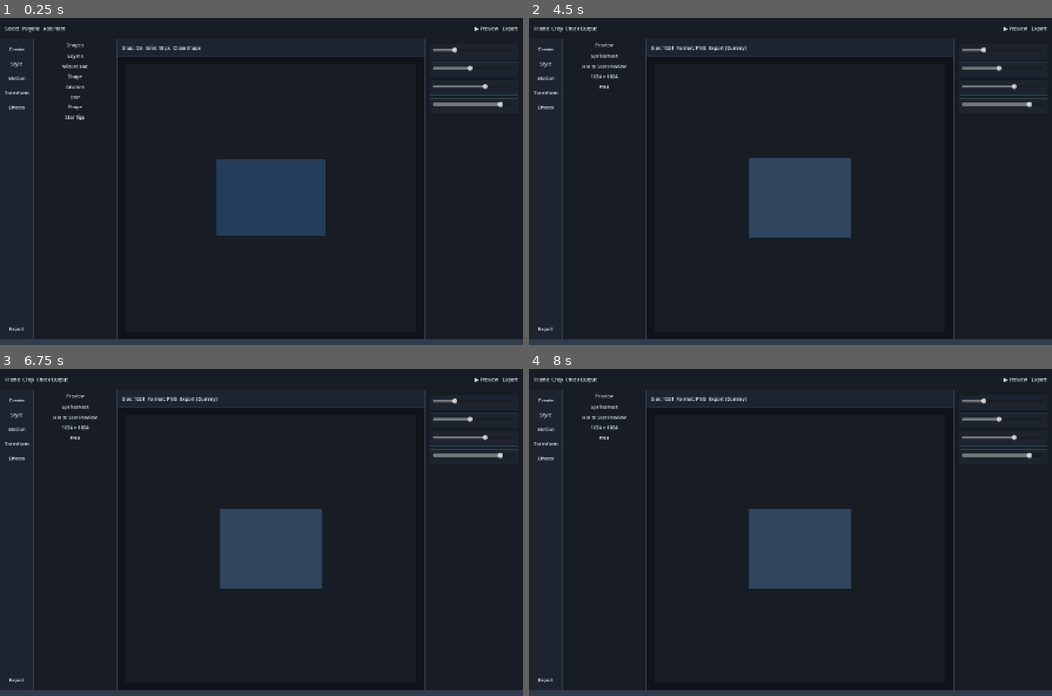
Above: before the commit, frames 1-4 (two rows, left to right).
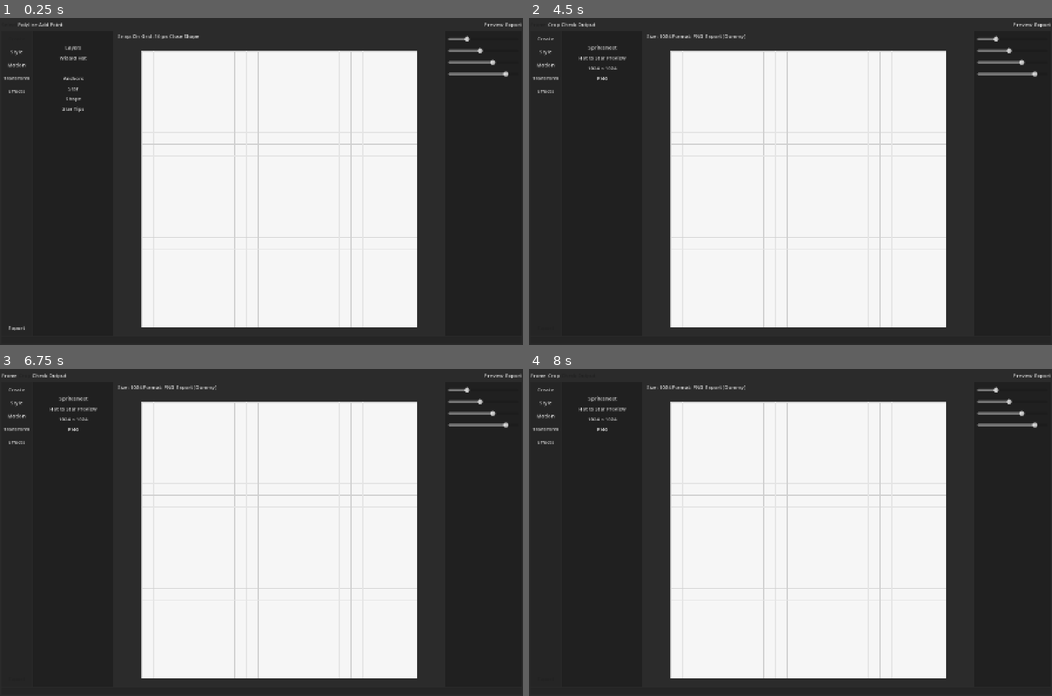
Above: after the commit, the same moments.

Repository: umut144/PolyPixar
Game: Godot game, scene res://scenes/main.tscn
Two runs of this game, one before a commit and one after it. Both use one fixed random seed, a clock stepped at 60 frames per second and the inputs below.
Inputs (mouse positions are in pixels of both pictures, inside the frame that each line leads up to):
- Up to frame 1 (0.25 s): no input
- Up to frame 2 (4.5 s): click (1020, 24) at 0.5 s, where only the run after the commit has a clickable "Preview"; click "Select" at 1.25 s; click "Polyline" at 2 s; click "Add Point" at 2.75 s; click (1015, 27) at 3.5 s, where only the run before the commit has a clickable "▶ Preview"; click "Export" at 4.25 s
- Up to frame 3 (6.75 s): click "Preview" at 5 s; click "Frame" at 5.75 s; click "Crop" at 6.5 s
- Up to frame 4 (8 s): click "Check Output" at 7.25 s

The runs differ from the first frame. In frame 1, 52% of the frame differs, in the area x 0-100%, y 1-100%; in frame 2, 53%; in frame 3, 53%; in frame 4, 53%.

Commit message:
refactor: adopt compact split-pane editor layout

Diff:
--- a/scripts/main.gd
+++ b/scripts/main.gd
@@ -1,15 +1,70 @@
 extends Control
 
-const BACKGROUND := Color("#101319")
-const PANEL := Color("#171c25")
-const PANEL_ALT := Color("#1d2430")
-const PANEL_HOVER := Color("#273243")
-const BORDER := Color("#303b4c")
-const TEXT := Color("#e5edf7")
-const MUTED := Color("#93a2b7")
-const ACCENT := Color("#75b6ff")
-const ACCENT_SOFT := Color("#233d5b")
-const GOOD := Color("#79d2a6")
+const BACKGROUND := Color("#2b2b2b")
+const PANEL := Color("#202020")
+const PANEL_ALT := Color("#252525")
+const PANEL_HOVER := Color("#343434")
+const BORDER := Color("#383838")
+const TEXT := Color("#d6d6d6")
+const MUTED := Color("#8b8b8b")
+const ACCENT := Color("#ffcc2d")
+const ACCENT_SOFT := Color("#3a3a3a")
+const GOOD := Color("#8fc58a")
+
+
+class WorkspaceCanvas extends Control:
+	var mode := "create"
+
+	func _ready() -> void:
+		custom_minimum_size = Vector2(320, 240)
+		queue_redraw()
+
+	func _draw() -> void:
+		draw_rect(Rect2(Vector2.ZERO, size), BACKGROUND)
+		match mode:
+			"transform":
+				_draw_transform_preview()
+			"effects":
+				_draw_effect_preview()
+			"style":
+				_draw_style_preview()
+			_:
+				_draw_asset_canvas()
+
+	func _draw_asset_canvas() -> void:
+		var edge := maxf(96.0, minf(size.x - 72.0, size.y - 48.0))
+		var rect := Rect2(Vector2((size.x - edge) * 0.5, (size.y - edge) * 0.5), Vector2(edge, edge))
+		draw_rect(rect, Color("#f6f6f6"))
+		for step in range(0, int(edge) + 1, 32):
+			var color := Color("#e4e4e4") if step % 64 != 0 else Color("#cfcfcf")
+			draw_line(rect.position + Vector2(step, 0), rect.position + Vector2(step, edge), color, 1.0)
+			draw_line(rect.position + Vector2(0, step), rect.position + Vector2(edge, step), color, 1.0)
+
+	func _draw_transform_preview() -> void:
+		var block := Vector2(maxf(80.0, size.x * 0.24), maxf(80.0, size.y * 0.42))
+		var left := Rect2(Vector2(size.x * 0.18 - block.x * 0.5, size.y * 0.5 - block.y * 0.5), block)
+		var right := Rect2(Vector2(size.x * 0.82 - block.x * 0.5, size.y * 0.5 - block.y * 0.5), block)
+		draw_rect(left, Color("#f1f1f1"))
+		draw_rect(right, Color("#e2e2e2"))
+		var start := left.get_center() + Vector2(block.x * 0.58, 0)
+		var end := right.get_center() - Vector2(block.x * 0.58, 0)
+		draw_line(start, end, ACCENT, 2.0)
+		draw_circle(end, 5.0, ACCENT)
+
+	func _draw_effect_preview() -> void:
+		var origin := Vector2(size.x * 0.5, size.y * 0.7)
+		for index in 7:
+			var angle := lerpf(-2.75, -0.4, float(index) / 6.0)
+			var end := origin + Vector2(cos(angle), sin(angle)) * minf(size.x, size.y) * (0.24 + 0.04 * (index % 3))
+			draw_line(origin, end, GOOD, 2.0)
+			draw_circle(end, 3.0, GOOD)
+
+	func _draw_style_preview() -> void:
+		var block := Vector2(maxf(90.0, size.x * 0.18), maxf(110.0, size.y * 0.5))
+		var start_x := size.x * 0.5 - block.x * 1.7
+		for index in 3:
+			var color: Color = [Color("#d79556"), Color("#7664b7"), Color("#469b91")][index]
+			draw_rect(Rect2(Vector2(start_x + index * block.x * 1.2, size.y * 0.5 - block.y * 0.5), block), color)
 
 const MODULES := [
 	{
@@ -93,25 +148,25 @@
 
 
 func _build_shell() -> void:
+	var frame := _panel(BACKGROUND)
+	frame.set_anchors_and_offsets_preset(Control.PRESET_FULL_RECT)
+	add_child(frame)
+	var root_margin := _margin(frame, 4, 4)
 	var root := VBoxContainer.new()
-	root.set_anchors_and_offsets_preset(Control.PRESET_FULL_RECT)
-	root.add_theme_constant_override("separation", 0)
-	add_child(root)
-
-	var toolbar_panel := _panel(PANEL)
-	toolbar_panel.custom_minimum_size = Vector2(0, 58)
-	root.add_child(toolbar_panel)
-	var toolbar_margin := _margin(toolbar_panel, 12, 8)
+	root.size_flags_horizontal = Control.SIZE_EXPAND_FILL
+	root.size_flags_vertical = Control.SIZE_EXPAND_FILL
+	root.add_theme_constant_override("separation", 4)
+	root_margin.add_child(root)
+
 	var toolbar := HBoxContainer.new()
-	toolbar.add_theme_constant_override("separation", 10)
-	toolbar_margin.add_child(toolbar)
-
+	toolbar.custom_minimum_size = Vector2(0, 28)
+	toolbar.add_theme_constant_override("separation", 4)
+	root.add_child(toolbar)
 	toolbar_tools = HBoxContainer.new()
 	toolbar_tools.size_flags_horizontal = Control.SIZE_EXPAND_FILL
-	toolbar_tools.add_theme_constant_override("separation", 6)
+	toolbar_tools.add_theme_constant_override("separation", 4)
 	toolbar.add_child(toolbar_tools)
-	var preview_button := _button("▶ Preview", false)
-	preview_button.tooltip_text = "Placeholder preview action"
+	var preview_button := _button("Preview", false)
 	preview_button.pressed.connect(_noop)
 	toolbar.add_child(preview_button)
 	var export_button := _button("Export", false)
@@ -120,89 +175,76 @@
 
 	var main_area := HBoxContainer.new()
 	main_area.size_flags_vertical = Control.SIZE_EXPAND_FILL
-	main_area.add_theme_constant_override("separation", 0)
+	main_area.add_theme_constant_override("separation", 4)
 	root.add_child(main_area)
 
 	var rail_panel := _panel(PANEL_ALT)
-	rail_panel.custom_minimum_size = Vector2(92, 0)
+	rail_panel.custom_minimum_size = Vector2(84, 0)
 	main_area.add_child(rail_panel)
-	var rail_margin := _margin(rail_panel, 8, 10)
+	var rail_margin := _margin(rail_panel, 4, 4)
 	module_rail = VBoxContainer.new()
 	module_rail.size_flags_vertical = Control.SIZE_EXPAND_FILL
-	module_rail.add_theme_constant_override("separation", 6)
+	module_rail.add_theme_constant_override("separation", 2)
 	rail_margin.add_child(module_rail)
 
-	var context_panel := _panel(PANEL)
-	context_panel.custom_minimum_size = Vector2(230, 0)
-	main_area.add_child(context_panel)
-	var context_stack := VBoxContainer.new()
-	context_stack.set_anchors_and_offsets_preset(Control.PRESET_FULL_RECT)
-	context_stack.size_flags_vertical = Control.SIZE_EXPAND_FILL
+	var outer_split := HSplitContainer.new()
+	outer_split.size_flags_horizontal = Control.SIZE_EXPAND_FILL
+	outer_split.size_flags_vertical = Control.SIZE_EXPAND_FILL
+	outer_split.split_offset = 220
+	main_area.add_child(outer_split)
+
+	var outliner_panel := _panel(PANEL)
+	outliner_panel.custom_minimum_size = Vector2(170, 0)
+	outer_split.add_child(outliner_panel)
 	var outliner_scroll := ScrollContainer.new()
-	outliner_scroll.size_flags_vertical = Control.SIZE_EXPAND_FILL
+	outliner_scroll.set_anchors_and_offsets_preset(Control.PRESET_FULL_RECT)
 	outliner_scroll.horizontal_scroll_mode = ScrollContainer.SCROLL_MODE_DISABLED
-	context_stack.add_child(outliner_scroll)
+	outliner_panel.add_child(outliner_scroll)
 	outliner_list = VBoxContainer.new()
 	outliner_list.size_flags_horizontal = Control.SIZE_EXPAND_FILL
 	outliner_list.add_theme_constant_override("separation", 0)
 	outliner_scroll.add_child(outliner_list)
-	context_panel.add_child(context_stack)
+
+	var workspace_split := HSplitContainer.new()
+	workspace_split.size_flags_horizontal = Control.SIZE_EXPAND_FILL
+	workspace_split.size_flags_vertical = Control.SIZE_EXPAND_FILL
+	workspace_split.split_offset = 820
+	outer_split.add_child(workspace_split)
 
 	var centre := VBoxContainer.new()
 	centre.size_flags_horizontal = Control.SIZE_EXPAND_FILL
 	centre.size_flags_vertical = Control.SIZE_EXPAND_FILL
-	centre.add_theme_constant_override("separation", 0)
-	main_area.add_child(centre)
-	var action_panel := _panel(PANEL_ALT)
-	action_panel.custom_minimum_size = Vector2(0, 48)
-	centre.add_child(action_panel)
-	var action_margin := _margin(action_panel, 12, 6)
+	centre.add_theme_constant_override("separation", 4)
+	workspace_split.add_child(centre)
 	var action_row := HBoxContainer.new()
-	action_row.add_theme_constant_override("separation", 8)
-	action_margin.add_child(action_row)
+	action_row.custom_minimum_size = Vector2(0, 28)
+	action_row.add_theme_constant_override("separation", 4)
+	centre.add_child(action_row)
 	action_controls = HBoxContainer.new()
 	action_controls.size_flags_horizontal = Control.SIZE_EXPAND_FILL
-	action_controls.add_theme_constant_override("separation", 6)
+	action_controls.add_theme_constant_override("separation", 4)
 	action_row.add_child(action_controls)
-	var workspace_panel := _panel(BACKGROUND)
-	workspace_panel.size_flags_vertical = Control.SIZE_EXPAND_FILL
-	centre.add_child(workspace_panel)
-	var workspace_margin := _margin(workspace_panel, 22, 18)
 	workspace_content = VBoxContainer.new()
 	workspace_content.size_flags_vertical = Control.SIZE_EXPAND_FILL
-	workspace_content.add_theme_constant_override("separation", 12)
-	workspace_margin.add_child(workspace_content)
+	workspace_content.add_theme_constant_override("separation", 4)
+	centre.add_child(workspace_content)
 
 	var inspector_panel := _panel(PANEL)
-	inspector_panel.custom_minimum_size = Vector2(270, 0)
-	main_area.add_child(inspector_panel)
-	var inspector_margin := _margin(inspector_panel, 12, 12)
-	var inspector_stack := VBoxContainer.new()
-	inspector_stack.size_flags_vertical = Control.SIZE_EXPAND_FILL
-	inspector_margin.add_child(inspector_stack)
+	inspector_panel.custom_minimum_size = Vector2(210, 0)
+	workspace_split.add_child(inspector_panel)
+	var inspector_margin := _margin(inspector_panel, 8, 8)
 	var inspector_scroll := ScrollContainer.new()
 	inspector_scroll.size_flags_vertical = Control.SIZE_EXPAND_FILL
 	inspector_scroll.horizontal_scroll_mode = ScrollContainer.SCROLL_MODE_DISABLED
-	inspector_stack.add_child(inspector_scroll)
+	inspector_margin.add_child(inspector_scroll)
 	inspector_content = VBoxContainer.new()
 	inspector_content.size_flags_horizontal = Control.SIZE_EXPAND_FILL
-	inspector_content.add_theme_constant_override("separation", 8)
+	inspector_content.add_theme_constant_override("separation", 4)
 	inspector_scroll.add_child(inspector_content)
 
 	var status_panel := _panel(PANEL_ALT)
-	status_panel.custom_minimum_size = Vector2(0, 16)
+	status_panel.custom_minimum_size = Vector2(0, 18)
 	root.add_child(status_panel)
-	var status_row := HBoxContainer.new()
-	status_row.set_anchors_and_offsets_preset(Control.PRESET_FULL_RECT)
-	status_row.add_theme_constant_override("separation", 1)
-	status_panel.add_child(status_row)
-	var left_status := _status_block(280)
-	var centre_status := _status_block(0)
-	centre_status.size_flags_horizontal = Control.SIZE_EXPAND_FILL
-	var right_status := _status_block(270)
-	status_row.add_child(left_status)
-	status_row.add_child(centre_status)
-	status_row.add_child(right_status)
 
 
 func _render_all() -> void:
@@ -281,68 +323,21 @@
 
 func _render_workspace() -> void:
 	_clear(workspace_content)
-	var preview := _panel(PANEL)
-	preview.size_flags_vertical = Control.SIZE_EXPAND_FILL
-	workspace_content.add_child(preview)
-	var preview_margin := _margin(preview, 20, 20)
-	preview_margin.add_child(_workspace_visual())
+	var canvas := WorkspaceCanvas.new()
+	canvas.mode = active_module_id
+	canvas.size_flags_vertical = Control.SIZE_EXPAND_FILL
+	workspace_content.add_child(canvas)
 	if _shows_time_area():
 		workspace_content.add_child(_time_area())
-
-
-func _workspace_visual() -> Control:
-	var centre := CenterContainer.new()
-	centre.size_flags_horizontal = Control.SIZE_EXPAND_FILL
-	centre.size_flags_vertical = Control.SIZE_EXPAND_FILL
-	var content: Control
-	match active_module_id:
-		"create":
-			content = _visual_block(ACCENT_SOFT, Vector2(300, 210))
-		"style":
-			var colors := HBoxContainer.new()
-			colors.add_theme_constant_override("separation", 12)
-			colors.add_child(_visual_block(Color("#d28c53"), Vector2(96, 180)))
-			colors.add_child(_visual_block(Color("#7463b8"), Vector2(96, 180)))
-			colors.add_child(_visual_block(Color("#2f9c91"), Vector2(96, 180)))
-			content = colors
-		"motion":
-			var motion := VBoxContainer.new()
-			motion.add_theme_constant_override("separation", 12)
-			motion.add_child(_visual_block(ACCENT_SOFT, Vector2(250, 150)))
-			var sway := HSlider.new()
-			sway.custom_minimum_size = Vector2(250, 0)
-			sway.value = 62.0
-			motion.add_child(sway)
-			content = motion
-		"transform":
-			var pair := HBoxContainer.new()
-			pair.add_theme_constant_override("separation", 22)
-			pair.add_child(_visual_block(Color("#465a78"), Vector2(132, 170)))
-			pair.add_child(_visual_block(ACCENT, Vector2(18, 170)))
-			pair.add_child(_visual_block(Color("#7962aa"), Vector2(132, 170)))
-			content = pair
-		"effects":
-			var effect := HBoxContainer.new()
-			effect.add_theme_constant_override("separation", 8)
-			for height in [80, 150, 115, 190, 95]:
-				effect.add_child(_visual_block(GOOD if active_submodule == "Root Growth" else ACCENT_SOFT, Vector2(24, height)))
-			content = effect
-		"export":
-			content = _visual_block(Color("#30455e"), Vector2(280, 220))
-	centre.add_child(content)
-	return centre
 
 
 func _render_inspector() -> void:
 	_clear(inspector_content)
 	for index in 4:
-		var row := _panel(PANEL_ALT)
-		row.custom_minimum_size = Vector2(0, 42)
-		inspector_content.add_child(row)
-		var margin := _margin(row, 8, 8)
 		var slider := HSlider.new()
 		slider.value = 25 + index * 20
-		margin.add_child(slider)
+		slider.custom_minimum_size = Vector2(0, 28)
+		inspector_content.add_child(slider)
 
 
 func _activate_module(module_id: String) -> void:
@@ -442,8 +437,8 @@
 
 func _time_area() -> PanelContainer:
 	var panel := _panel(PANEL_ALT)
-	panel.custom_minimum_size = Vector2(0, 150)
-	var margin := _margin(panel, 14, 10)
+	panel.custom_minimum_size = Vector2(0, 110)
+	var margin := _margin(panel, 8, 6)
 	var stack := VBoxContainer.new()
 	stack.add_theme_constant_override("separation", 8)
 	margin.add_child(stack)
@@ -490,12 +485,14 @@
 	button.text = text
 	button.flat = true
 	button.focus_mode = Control.FOCUS_NONE
-	button.add_theme_font_size_override("font_size", 13)
+	button.add_theme_font_size_override("font_size", 14)
 	button.add_theme_color_override("font_color", TEXT)
-	button.add_theme_color_override("font_hover_color", TEXT)
-	button.add_theme_stylebox_override("normal", _style(ACCENT_SOFT if active else PANEL, ACCENT if active else BORDER, 6))
-	button.add_theme_stylebox_override("hover", _style(PANEL_HOVER, ACCENT if active else BORDER, 6))
-	button.add_theme_stylebox_override("pressed", _style(ACCENT_SOFT, ACCENT, 6))
+	button.add_theme_color_override("font_hover_color", Color("#f0f0f0"))
+	button.add_theme_stylebox_override("normal", _style(ACCENT if active else PANEL, Color.TRANSPARENT, 0))
+	button.add_theme_stylebox_override("hover", _style(PANEL_HOVER, Color.TRANSPARENT, 0))
+	button.add_theme_stylebox_override("pressed", _style(ACCENT_SOFT, Color.TRANSPARENT, 0))
+	if active:
+		button.add_theme_color_override("font_color", Color("#202020"))
 	return button
 
 
@@ -503,10 +500,10 @@
 	var style := StyleBoxFlat.new()
 	style.bg_color = background
 	style.border_color = border
-	style.border_width_left = 1
-	style.border_width_top = 1
-	style.border_width_right = 1
-	style.border_width_bottom = 1
+	style.border_width_left = 0
+	style.border_width_top = 0
+	style.border_width_right = 0
+	style.border_width_bottom = 0
 	style.corner_radius_top_left = radius
 	style.corner_radius_top_right = radius
 	style.corner_radius_bottom_right = radius
@@ -514,19 +511,6 @@
 	return style
 
 
-func _visual_block(color: Color, size: Vector2) -> PanelContainer:
-	var block := _panel(color)
-	block.custom_minimum_size = size
-	return block
-
-
-func _status_block(minimum_width: int) -> ColorRect:
-	var block := ColorRect.new()
-	block.color = BORDER
-	block.custom_minimum_size = Vector2(minimum_width, 0)
-	return block
-
-
 func _noop() -> void:
 	pass
 
Not shown, changed: AI_CONTEXT.md
Not shown, changed: ARCHITECTURE.md
Not shown, changed: MVP_CHECKLIST.md
